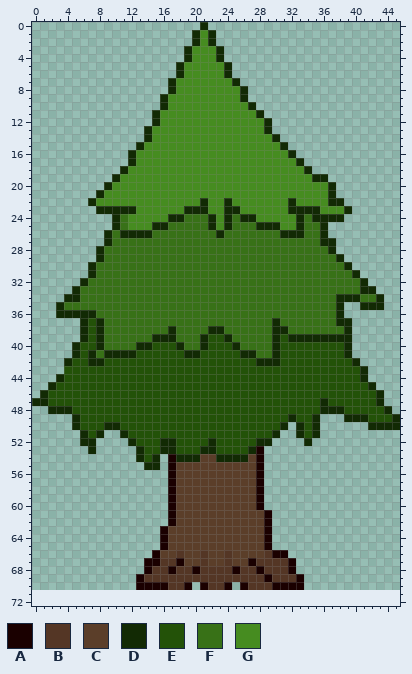
Sprite sheet: src/gmtk-2021/sprites/spr_tree/8c6cc76f-aa0d-4bf9-9928-a5895ae0ae0b.png. Above is the file before it was changed.
The file is 184x284 pixels, drawn in blocks of 4x4; one block is one cell here. Colours within 5 levels of each other are drawn and written as one. The old version is drawn lined up with the new one, on the new canvas.
Palette (. is transparent): A #1a0000  B #543625  C #5b3e29  D #122a04  E #235208  F #387117  G #468c20
Now the later version:
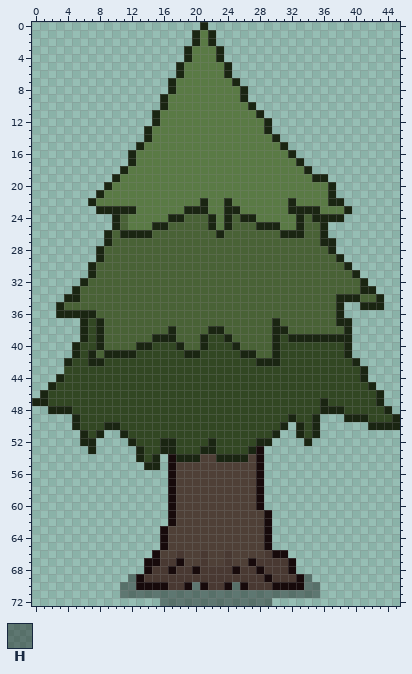
Colours new in this view: H #0000005f
Change:
canvas 46x71 -> 46x73
Colour A changes from #1a0000 to #170a0b.
Colour B changes from #543625 to #493932.
Colour C changes from #5b3e29 to #4f4037.
Colour D changes from #122a04 to #1a2512.
Colour E changes from #235208 to #324723.
Colour F changes from #387117 to #496236.
Colour G changes from #468c20 to #5a7a45.
The edit adds colour H in row 69 at x 12 and 34; in row 70 at x 11 to 12, 20, 25 and 34 to 35; in row 71 at x 11 to 35; in row 72 at x 16 to 29.
